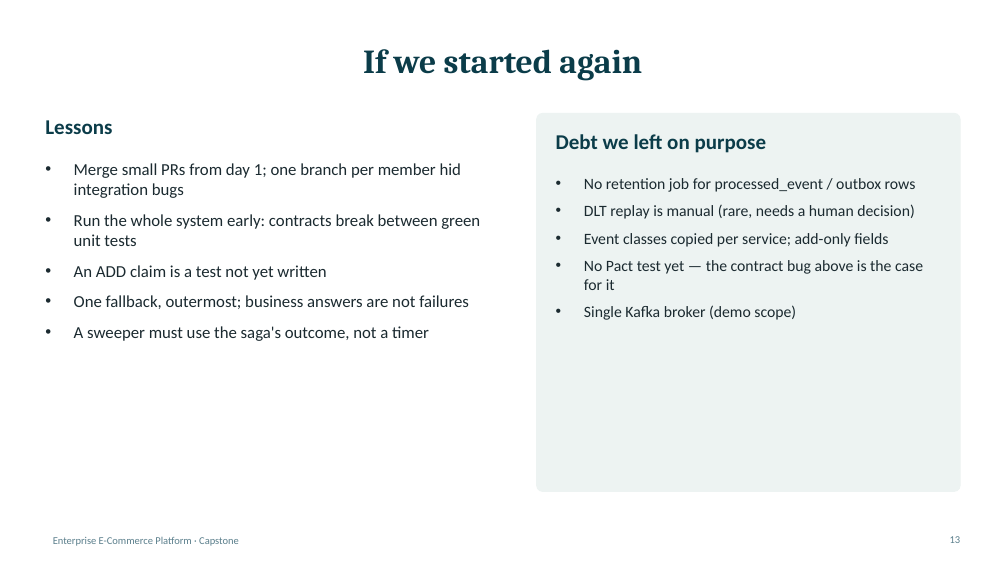
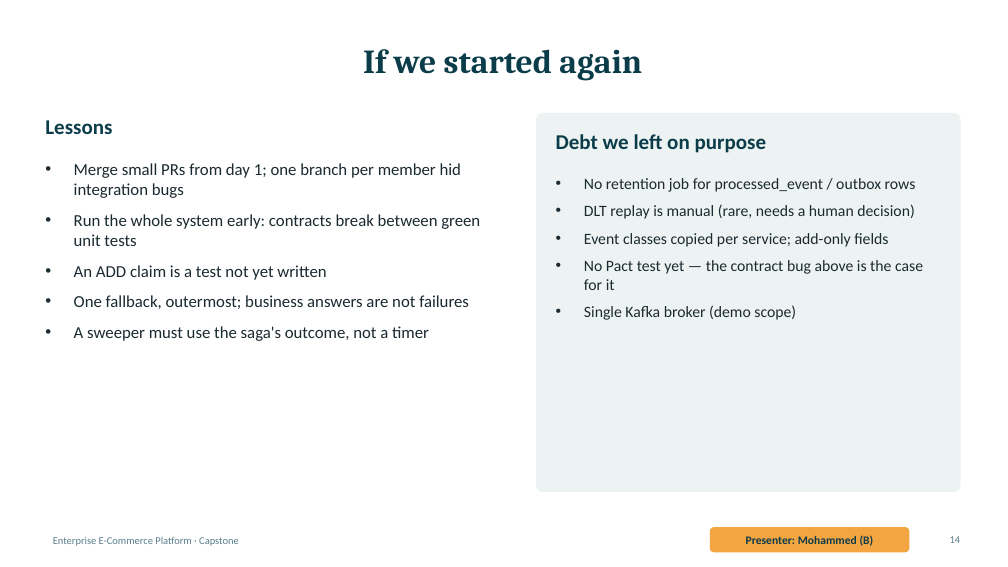
Before and after one commit to 13nour11/capstone-platform, a slide deck: slide 14 of docs/slides/capstone-final.pptx (slide 13 before the commit). Drawn at 1008x567 pixels with LibreOffice and Linux fonts; fonts in the diff are those of the drawing. Boxes give left, top, right and bottom in pixels: in the first picture for what was removed or moved away, otherwise in the second. Text is boxed around its words. In the diff, an @@ line names an element or a change of style, - is before the commit and + after.

```diff
--- a/docs/slides/capstone-final.pptx
+++ b/docs/slides/capstone-final.pptx
@@ rounded rectangle added at [710, 527, 910, 552], fill #F2A541, 11 pt, text #0D3B4A, bold @@
+Presenter: Mohammed (B)
```
Also in this commit, not shown: 13 other slides changed, 1 slide added.
